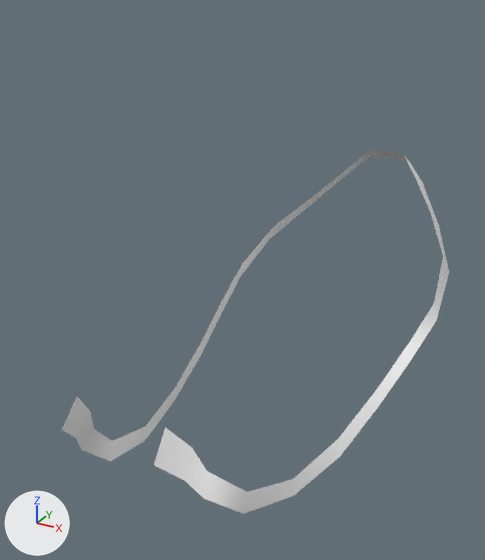
The COLLADA model binaries/data/mods/public/art/meshes/props/horse/rein_01.dae as it was, and as the next commit left it.
One viewpoint serves both versions: a 50 mm camera at (1.07, -4.92, 5.32) aimed at (-0.13, -2.74, 4.23). Arrows for +X, +Y and +Z are at lower left; the lights stay in place.

Names of what the first picture shows: 'Plano.001'.
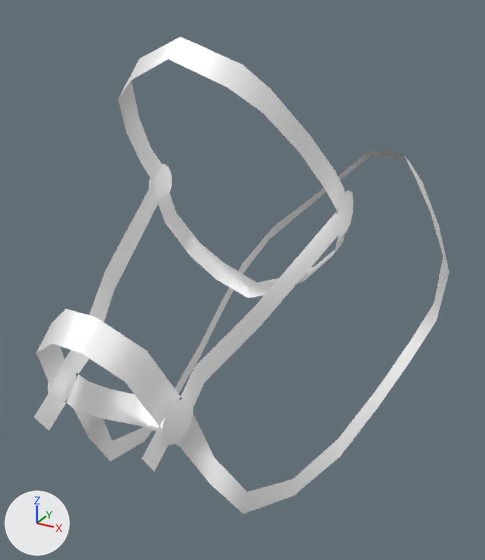
Boxes (x1, y1, x2, y2) around the edits, measured in the pictures (485 x 560 px):
'Plano.001', reshaped (7% wider, 31% taller)
    before: (62, 150, 449, 514)
    after: (34, 37, 449, 514)
part 1 of me_plano_005, added
    after: (337, 190, 353, 236)
part 2 of me_plano_005, added
    after: (162, 398, 193, 445)
part 3 of me_plano_005, added
    after: (149, 164, 172, 203)
part 4 of me_plano_005, added
    after: (48, 360, 76, 401)
part 5 of me_plano_005, built on
    before: (62, 397, 207, 498)
    after: (34, 37, 345, 483)

The change, as a diff of the scene's bpy script:
```diff
--- a/binaries/data/mods/public/art/meshes/props/horse/rein_01.dae.py
+++ b/binaries/data/mods/public/art/meshes/props/horse/rein_01.dae.py
@@ me_plano_005 @@
 # used by ob_plano_001; location = (0.0, 0.0, 0.0)
-me_plano_005.from_pydata(...)  # 54 vertices, 52 faces; spans x -0.52..0.52, y -3.76..-1.27, z 3.65..4.49
+me_plano_005.from_pydata(...)  # 198 vertices, 192 faces; spans x -0.52..0.52, y -3.87..-1.27, z 3.65..5.19
+# me_plano_005 part 1: a new loose piece of 17 vertices spanning x 0.36..0.37, y -3.02..-2.87, z 4.57..4.72, in mat_armor_back (white #ffffff)
+# me_plano_005 part 2: a new loose piece of 17 vertices spanning x 0.2..0.21, y -3.76..-3.63, z 4.19..4.32, in mat_armor_back (white #ffffff)
+# me_plano_005 part 3: a new loose piece of 17 vertices spanning x -0.37..-0.36, y -3.02..-2.87, z 4.57..4.72, in mat_armor_back (white #ffffff)
+# me_plano_005 part 4: a new loose piece of 17 vertices spanning x -0.21..-0.2, y -3.76..-3.63, z 4.19..4.32, in mat_armor_back (white #ffffff)
+# me_plano_005 part 5
+# 6 vertices are removed from x -0.2..0.2, y -3.76..-3.67, z 4.04..4.22
+# 8 faces are deleted
+# 6 vertices move from x -0.23..0.23, y -3.63..-3.58, z 3.95..4.11 to x -0.23..0.23, y -3.6..-3.53, z 3.98..4.21
+# 71 vertices are added at x -0.35..0.35, y -3.87..-2.86, z 4.07..5.14
+# 6 new vertices lie (0.0, 0.08, 0.05) away from vertices in x -0.2..0.2, y -3.79..-3.63, z 4.15..4.32
+# 5 new vertices lie (0.0, 0.06, 0.05) away from vertices in x -0.35..0.35, y -3.38..-3.0, z 4.67..5.14
+# 84 new faces join them
 me_plano_005.materials.append(mat_armor_back)
```
